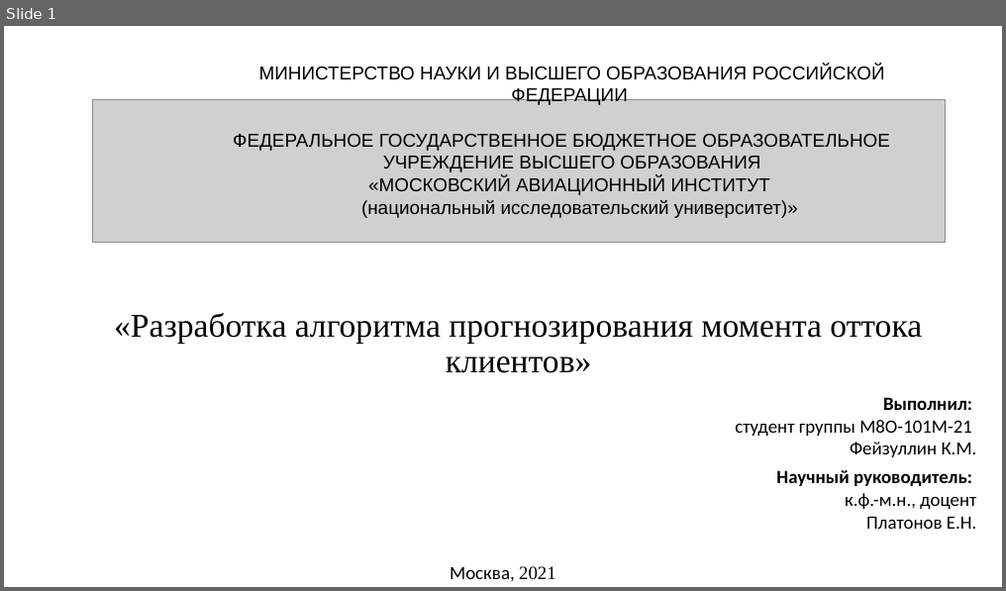
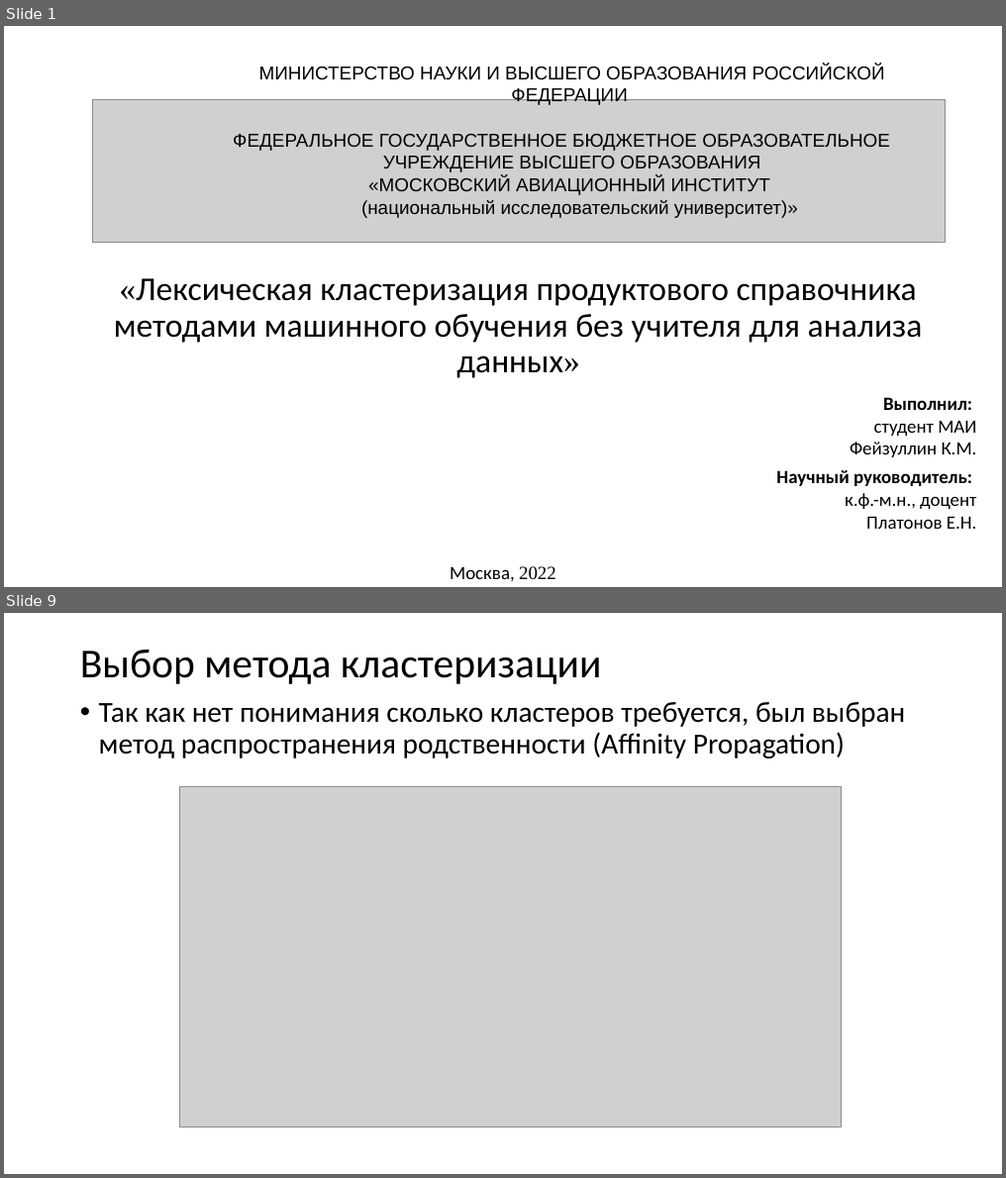
Before and after one commit to JacKira/MastersDegree, a slide deck: Отчет/speech.pptx. Shown one above the other, each under a label of ours: slide 1 before the commit, slides 1 and 9 after it; the slides between them are not shown. The pictures are 1006x591 and 1006x1178 pixels, drawn with LibreOffice and Linux fonts; fonts in the diff are those of the drawing; grey boxes stand for pictures. Boxes give left, top, right and bottom in pixels: in the first picture for what was removed or moved away, otherwise in the second. Text is boxed around its words. In the diff, an @@ line names an element or a change of style, - is before the commit and + after.

```diff
--- a/Отчет/speech.pptx
+++ b/Отчет/speech.pptx
@@ slide 9 added at [4,613,1002,1174], background #FFFFFF @@
@@ title added at [80,649,601,684], 39.6 pt, text #000000 @@
+Выбор метода кластеризации
@@ text added at [99,702,905,759], 28 pt, text #000000 @@
+• Так как нет понимания сколько кластеров требуется, был выбран метод распространения родственности (Affinity Propagation)
@@ picture added at [179,786,841,1127] @@
@@ slide 1 changed as well @@
@@ title at [114,278,923,378]: text changed; font Times New Roman to Calibri @@
-«Разработка алгоритма прогнозирования момента оттока клиентов»
+«Лексическая кластеризация продуктового справочника методами машинного обучения без учителя для анализа данных»
@@ text at [874,421,976,436]: text changed @@
-студент группы М8О-101М-21
+студент МАИ
@@ text at [450,567,556,581]: text changed @@
-Москва, 2021
+Москва, 2022
```
Also in this commit, not shown: 1 other slide changed, 7 other slides added, 2 slides removed, 14 other files.
